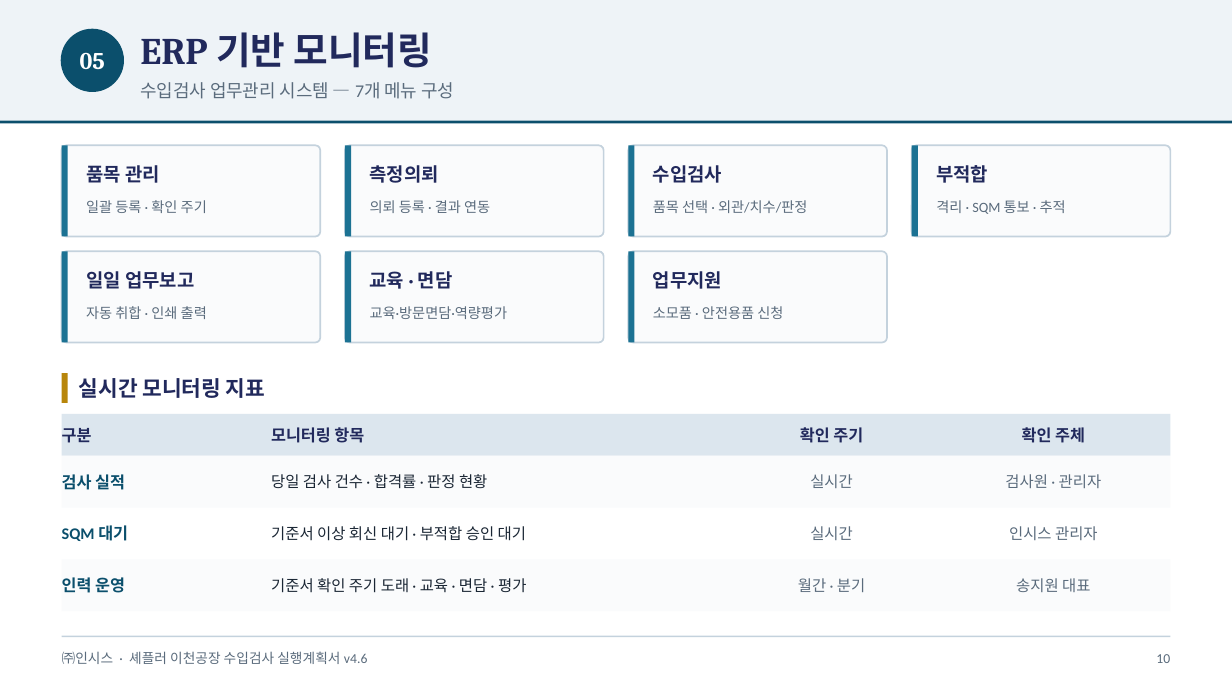
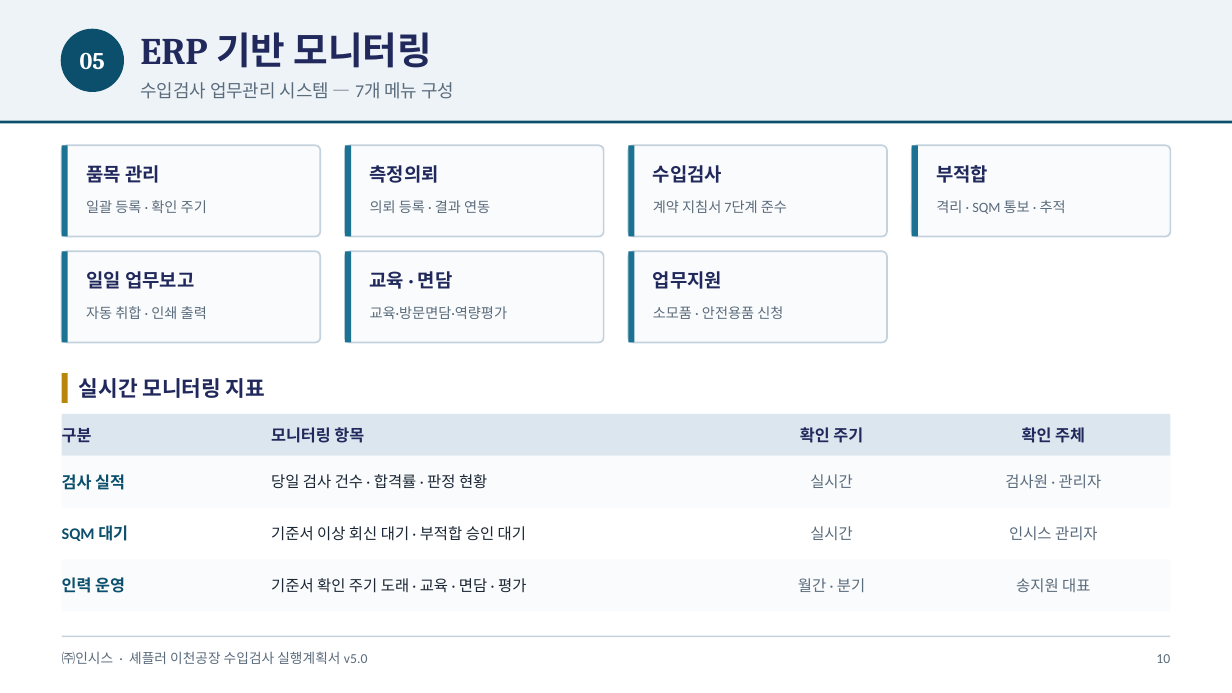
Before and after one commit to Insys-HQ/Insys-review, a slide deck: slide 10 of action_plan.pptx. Drawn at 1232x693 pixels with LibreOffice and Linux fonts; fonts in the diff are those of the drawing. Boxes give left, top, right and bottom in pixels: in the first picture for what was removed or moved away, otherwise in the second. Text is boxed around its words. In the diff, an @@ line names an element or a change of style, - is before the commit and + after.

```diff
--- a/action_plan.pptx
+++ b/action_plan.pptx
@@ text at (x1=653, y1=200, x2=787, y2=213): text changed @@
-품목 선택 · 외관/치수/판정
+계약 지침서 7단계 준수
@@ text at (x1=62, y1=651, x2=368, y2=664): text changed @@
-㈜인시스 · 셰플러 이천공장 수입검사 실행계획서 v4.6
+㈜인시스 · 셰플러 이천공장 수입검사 실행계획서 v5.0
```
Also in this commit, not shown: 12 other slides changed.
